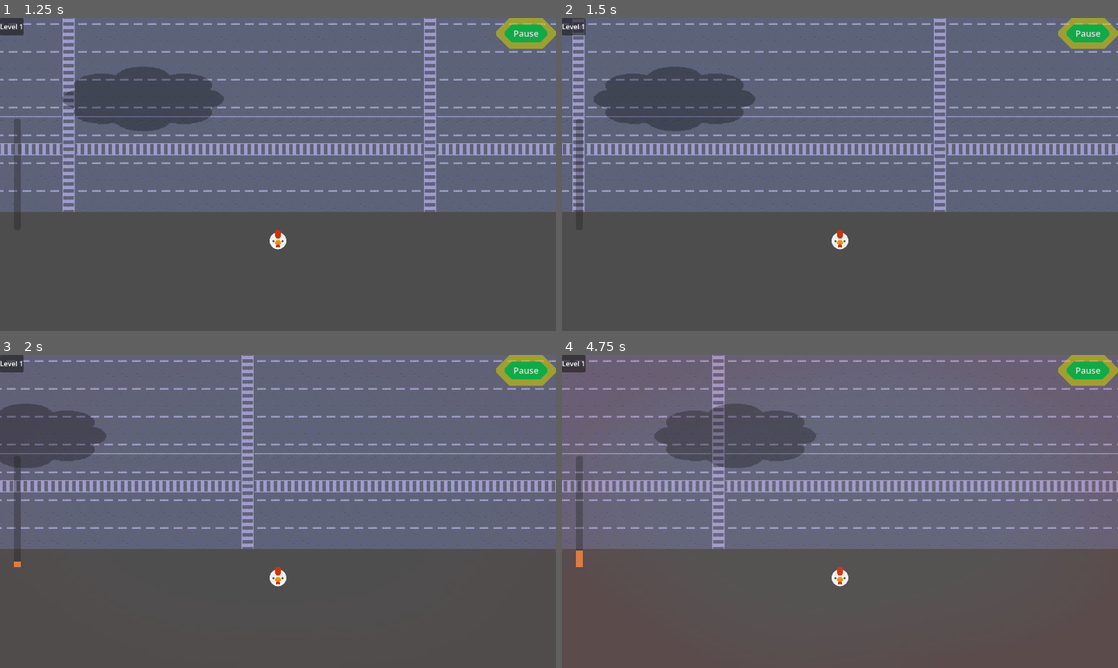
Above: before the commit, frames 1-4 (two rows, left to right).
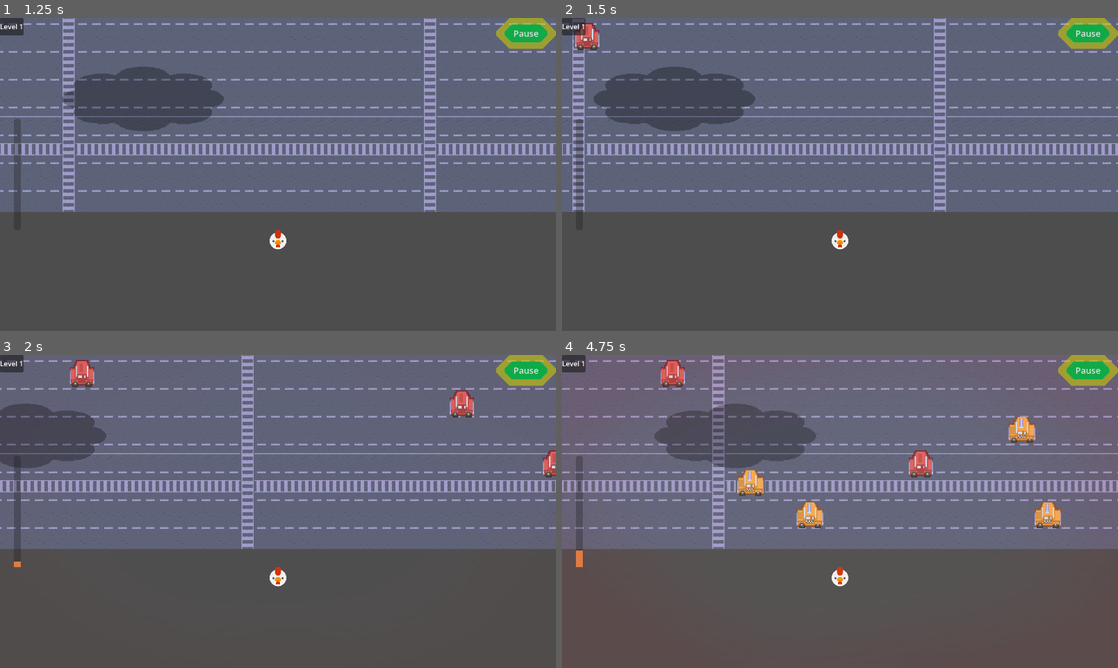
Above: after the commit, the same moments.

Repository: Tomohawk35/ChickenRunner
Game: Godot game, scene res://main_scenes/main_menu/main_menu.tscn
Same seed, same stepped clock (60 frames per second), same inputs: the game is played once before the commit and once after it.
Inputs (mouse positions are in pixels of both pictures, inside the frame that each line leads up to):
- Up to frame 1 (1.25 s): click "Start Game" at 0.5 s
- Up to frame 2 (1.5 s): move the mouse to (962, 158) at 1.27 s; hold D (right) from 1.28 s (still down)
- Up to frame 3 (2 s): keep holding D (right)
- Up to frame 4 (4.75 s): move the mouse to (728, 527) at 2.02 s; release D (right) at 2.03 s; hold S (down) 2.03-2.78 s; move the mouse to (895, 442) at 2.77 s; hold D (right) 2.78-3.53 s; move the mouse to (812, 574) at 3.52 s; hold W (up) 3.53-4.28 s; move the mouse to (1006, 558) at 4.27 s; hold A (left) from 4.28 s (still down)

Frame 1 is identical in both runs. In frame 2, 0.3% of the frame differs, in the area x 2-7%, y 1-11%; in frame 3, 0.8%; in frame 4, 2.0%, in the area x 17-90%, y 1-56%.
Error before the commit: Parse Error: The member "speed" already exists in parent class MovingObject. (res://Cars/cars.gd:4)
Error after the commit: Invalid access to property or key 'body_entered' on a base object of type 'null instance'. (res://moving_objects/moving_object.gd:12)

Commit message:
Commented out code as most of it is covered in the inherited class

Diff:
--- a/chicken-runner/Cars/cars.gd
+++ b/chicken-runner/Cars/cars.gd
@@ -1,24 +1,24 @@
 extends MovingObject
 class_name Car
 
-@export var speed : float = 300.0
-
-var direction : Vector2 = Vector2.RIGHT
-
-@onready var sprite: Sprite2D = $Sprite2D
-
-func _process(_delta: float) -> void:
-	if global_position.x > 2000 or global_position.x < -200:
-		queue_free()
-
-func _physics_process(_delta: float) -> void:
-	velocity = direction.normalized() * speed
-	move_and_slide()
-
-func set_direction(new_direction: Vector2):
-	direction = new_direction
-	if sprite:
-		sprite.flip_h = (direction == Vector2.LEFT)
-
-func set_speed(new_speed: float):
-	speed = new_speed
+#@export var speed : float = 300.0
+#
+#var direction : Vector2 = Vector2.RIGHT
+#
+#@onready var sprite: Sprite2D = $Sprite2D
+#
+#func _process(_delta: float) -> void:
+	#if global_position.x > 2000 or global_position.x < -200:
+		#queue_free()
+#
+#func _physics_process(_delta: float) -> void:
+	#velocity = direction.normalized() * speed
+	#move_and_slide()
+#
+#func set_direction(new_direction: Vector2):
+	#direction = new_direction
+	#if sprite:
+		#sprite.flip_h = (direction == Vector2.LEFT)
+#
+#func set_speed(new_speed: float):
+	#speed = new_speed
